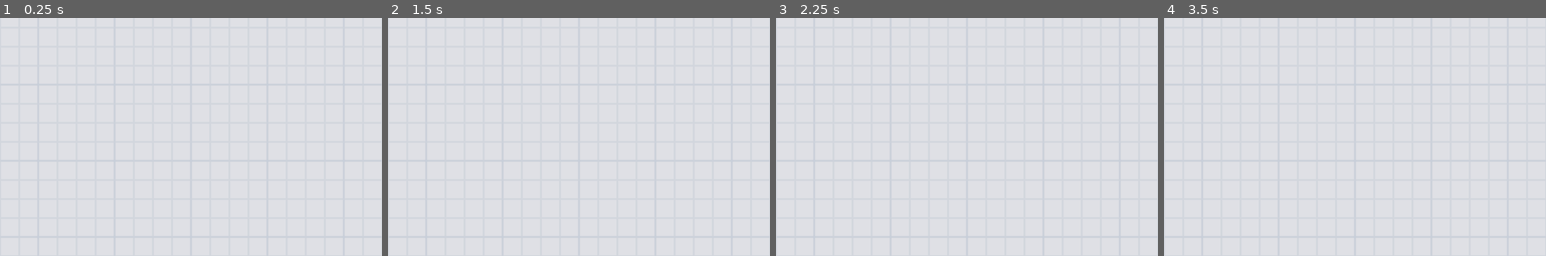
Above: before the commit, frames 1-4 (left to right).
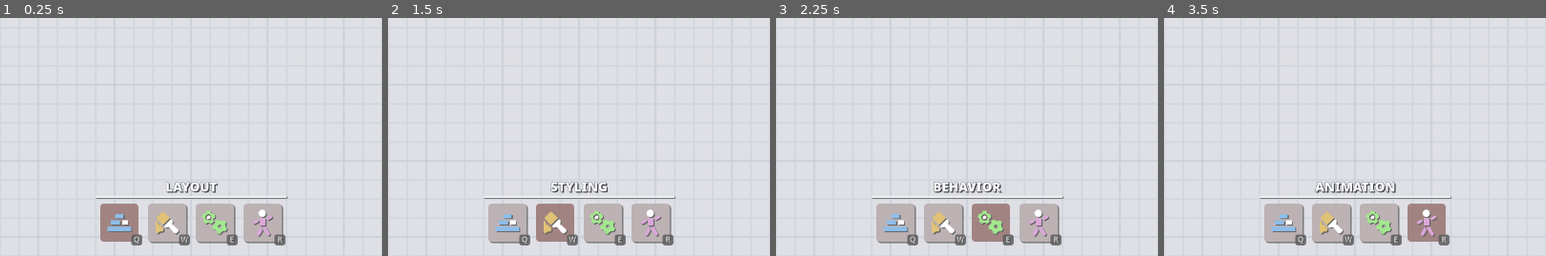
Above: after the commit, the same moments.

Repository: YuriSizov/ui-grovetender
Game: Godot game, scene res://Main.tscn
Two runs of this game, one before a commit and one after it. Both use one fixed random seed, a clock stepped at 60 frames per second and the inputs below.
Inputs (mouse positions are % of the whole screen's width and height, from its top left):
- Up to frame 1 (0.25 s): no input
- Up to frame 2 (1.5 s): click (41, 93) at 0.5 s, where only the run after the commit has a clickable "Q"; click (47, 93) at 1.25 s, where only the run after the commit has a clickable "W"
- Up to frame 3 (2.25 s): click (53, 93) at 2 s, where only the run after the commit has a clickable "E"
- Up to frame 4 (3.5 s): click (59, 93) at 2.75 s, where only the run after the commit has a clickable "R"
The pictures show only the part of the screen within x 25-75%, y 50-100%; the shares and areas given below are measured in that part.

The runs differ from the first frame. In frame 1, 7.6% of the frame differs, in the area x 25-76%, y 68-96%; in frame 2, 7.7%; in frame 3, 7.8%; in frame 4, 7.9%.

Commit message:
WIP: Implement editing modes, split basic and panel element data

Diff:
--- /dev/null
+++ b/enums/EditingMode.gd
@@ -0,0 +1,24 @@
+###################################################
+# Part of UI Grovetender                          #
+# Copyright (c) 2024 Yuri Sizov and contributors  #
+# Provided under MIT                              #
+###################################################
+
+class_name EditingMode extends Object
+
+const LAYOUT_TOOLS    := 0
+const STYLING_TOOLS   := 1
+const BEHAVIOR_TOOLS  := 2
+const ANIMATION_TOOLS := 3
+const MAX             := 4
+
+const _editing_mode_name_map := {
+	LAYOUT_TOOLS:    "Layout",
+	STYLING_TOOLS:   "Styling",
+	BEHAVIOR_TOOLS:  "Behavior",
+	ANIMATION_TOOLS: "Animation",
+}
+
+
+static func get_editing_mode_name(mode: int) -> String:
+	return _editing_mode_name_map[mode]
--- a/globals/Controller.gd
+++ b/globals/Controller.gd
@@ -7,9 +7,13 @@
 ## Global logic controller, orchestrating operations across the entire app.
 extends Node
 
+signal editing_mode_changed()
 signal canvas_changed()
 
 var state_manager: StateManager = null
+
+var _editing_mode: int = EditingMode.LAYOUT_TOOLS
+var _editing_mode_buttons := preload("res://gui/widgets/editing_mode_button_group.tres")
 
 var _current_canvas: UICanvas = null
 
@@ -19,6 +23,8 @@
 	state_manager.state_changed.connect(func() -> void:
 		pass
 	)
+
+	_editing_mode_buttons.pressed.connect(_change_editing_mode_by_button)
 
 
 func _ready() -> void:
@@ -35,6 +41,25 @@
 		get_viewport().set_input_as_handled()
 
 
+# Editing mode management.
+
+func get_editing_mode() -> int:
+	return _editing_mode
+
+
+func change_editing_mode(mode: int) -> void:
+	if _editing_mode == mode:
+		return
+
+	_editing_mode = mode
+	editing_mode_changed.emit()
+
+
+func _change_editing_mode_by_button(button: Button) -> void:
+	var button_index := button.get_index()
+	change_editing_mode(button_index)
+
+
 # Canvas management.
 
 func get_current_canvas() -> UICanvas:
--- a/gui/CanvasView.gd
+++ b/gui/CanvasView.gd
@@ -147,7 +147,7 @@
 			some_element = some_element.element_group.fetch(0)
 
 		if ke.keycode == KEY_3:
-			some_element.default_state.set_size(Vector2(randi_range(1, 3), randi_range(1, 3)) * 32)
+			some_element.default_state._set_size(Vector2(randi_range(1, 3), randi_range(1, 3)) * 32)
 
 
 # HACK: See above.
@@ -164,11 +164,11 @@
 		if i == 0 || i == 2:
 			# When doing this for real, we must set the value to the default state's current value.
 			extra_state.state.override_property("size")
-			extra_state.set_size(Vector2(randi_range(1, 3), randi_range(1, 3)) * 32)
-
-		if i == 1 || i == 2:
-			extra_state.state.override_property("debug_color")
-			extra_state.set_debug_color(Color(randf(), randf(), randf()))
+			extra_state._set_size(Vector2(randi_range(1, 3), randi_range(1, 3)) * 32)
+
+		if (i == 1 || i == 2) && extra_state is PanelElementData:
+			extra_state.state.override_property("background_color")
+			extra_state._set_background_color(Color(randf(), randf(), randf()))
 
 		extra_state.state_in_transition.duration = 0.3
 		extra_state.state_out_transition.duration = 0.1
@@ -260,8 +260,10 @@
 	if not _edited_canvas:
 		return
 
+	# TODO: Add support for specifying the element data type.
+
 	var canvas_position := _edited_canvas.to_canvas_coordinates(mouse_position)
-	_edited_canvas.create_element(null, canvas_position)
+	_edited_canvas.create_element(null, PanelElementData, canvas_position)
 
 
 func _handle_created_element(element: UIElement) -> void:
--- a/gui/CanvasView.tscn
+++ b/gui/CanvasView.tscn
@@ -7,6 +7,7 @@
 [ext_resource type="PackedScene" uid="uid://dtf5pvibotgjs" path="res://gui/drawers/CanvasDrawer.tscn" id="5_2duo6"]
 [ext_resource type="PackedScene" uid="uid://bcmui3stg187s" path="res://gui/canvas/CanvasRenderTarget.tscn" id="5_f4nd8"]
 [ext_resource type="PackedScene" uid="uid://cuqoe8l4cfyoj" path="res://gui/drawers/PropertiesDrawer.tscn" id="6_3a1rx"]
+[ext_resource type="PackedScene" uid="uid://820qb5c6q30s" path="res://gui/drawers/EditingModeBar.tscn" id="7_dihyy"]
 
 [sub_resource type="ShaderMaterial" id="ShaderMaterial_8i3rp"]
 resource_local_to_scene = true
@@ -69,5 +70,11 @@
 size_flags_horizontal = 8
 size_flags_vertical = 0
 
+[node name="EditingModeBar" parent="Overlay" instance=ExtResource("7_dihyy")]
+unique_name_in_owner = true
+layout_mode = 2
+size_flags_horizontal = 4
+size_flags_vertical = 8
+
 [node name="CanvasRenderTarget" parent="." instance=ExtResource("5_f4nd8")]
 unique_name_in_owner = true
--- a/gui/canvas/ElementProxy.gd
+++ b/gui/canvas/ElementProxy.gd
@@ -39,7 +39,7 @@
 
 # HACK: This is temporary to test the system, ideally the transition-aware view should be separate from the canvas.
 func _process(_delta: float) -> void:
-	if _transition_renderer:
+	if _transition_renderer && _transition_renderer.is_visible_in_tree():
 		var preview_spacing_size := element.get_state_preview_spacing()
 
 		var transition_data: BaseElementData = _renderer_data_map[_transition_renderer]
--- /dev/null
+++ b/gui/drawers/EditingModeBar.gd
@@ -0,0 +1,103 @@
+###################################################
+# Part of UI Grovetender                          #
+# Copyright (c) 2024 Yuri Sizov and contributors  #
+# Provided under MIT                              #
+###################################################
+
+@tool
+class_name EditingModeBar extends MarginContainer
+
+var _editing_mode_buttons := preload("res://gui/widgets/editing_mode_button_group.tres")
+
+@onready var _layout: VBoxContainer = %Layout
+@onready var _current_label: Label = %CurrentModeLabel
+@onready var _button_section: VBoxContainer = %ButtonSection
+@onready var _button_separator: Panel = %ButtonSeparator
+@onready var _button_container: HBoxContainer = %Buttons
+
+
+func _ready() -> void:
+	_update_theme()
+
+	if not Engine.is_editor_hint():
+		_update_mode_button()
+		_update_mode_label()
+
+		_editing_mode_buttons.pressed.connect(_update_mode_label.unbind(1))
+
+
+func _notification(what: int) -> void:
+	if what == NOTIFICATION_THEME_CHANGED:
+		_update_theme()
+
+	# This is so hacky, but it allows us to use one theme definition for all elements of a complex
+	# scene, with in-editor preview, without polluting saved scenes.
+	elif what == NOTIFICATION_EDITOR_PRE_SAVE:
+		_clear_theme()
+	elif what == NOTIFICATION_EDITOR_POST_SAVE:
+		_update_theme()
+
+
+## Called when it's a proper time to update visuals according to theme changes.
+func _update_theme() -> void:
+	if not is_node_ready():
+		return
+
+	_layout.add_theme_constant_override("separation", get_theme_constant("base_separation"))
+	_button_section.add_theme_constant_override("separation", get_theme_constant("section_separation"))
+	_button_container.add_theme_constant_override("separation", get_theme_constant("button_separation"))
+	_button_separator.add_theme_stylebox_override("panel", get_theme_stylebox("separator_panel"))
+
+	_current_label.begin_bulk_theme_override()
+	_current_label.add_theme_font_override("font", get_theme_font("font"))
+	_current_label.add_theme_font_size_override("font_size", get_theme_font_size("font_size"))
+	_current_label.add_theme_color_override("font_color", get_theme_color("font_color"))
+	_current_label.add_theme_color_override("font_outline_color", get_theme_color("font_outline_color"))
+	_current_label.add_theme_color_override("font_shadow_color", get_theme_color("font_shadow_color"))
+	_current_label.add_theme_constant_override("outline_size", get_theme_constant("font_outline_size"))
+	_current_label.add_theme_constant_override("shadow_offset_x", get_theme_constant("font_shadow_offset_x"))
+	_current_label.add_theme_constant_override("shadow_offset_y", get_theme_constant("font_shadow_offset_y"))
+	_current_label.end_bulk_theme_override()
+
+
+## Called when the theme overrides need to be reset, e.g. before the scene is saved.
+func _clear_theme() -> void:
+	if not is_node_ready():
+		return
+
+	_layout.remove_theme_constant_override("separation")
+	_button_section.remove_theme_constant_override("separation")
+	_button_container.remove_theme_constant_override("separation")
+	_button_separator.remove_theme_stylebox_override("panel")
+
+	_current_label.begin_bulk_theme_override()
+	_current_label.remove_theme_font_override("font")
+	_current_label.remove_theme_font_size_override("font_size")
+	_current_label.remove_theme_color_override("font_color")
+	_current_label.remove_theme_color_override("font_outline_color")
+	_current_label.remove_theme_color_override("font_shadow_color")
+	_current_label.remove_theme_constant_override("outline_size")
+	_current_label.remove_theme_constant_override("shadow_offset_x")
+	_current_label.remove_theme_constant_override("shadow_offset_y")
+	_current_label.end_bulk_theme_override()
+
+
+# Mode management.
+
+func _update_mode_button() -> void:
+	var mode := Controller.get_editing_mode()
+	var buttons := _editing_mode_buttons.get_buttons()
+	if mode < 0 || mode >= buttons.size():
+		return
+
+	buttons[mode].button_pressed = true
+
+
+func _update_mode_label() -> void:
+	var button := _editing_mode_buttons.get_pressed_button()
+	if not button:
+		_current_label.text = ""
+		return
+
+	var button_index := button.get_index()
+	_current_label.text = EditingMode.get_editing_mode_name(button_index)
--- /dev/null
+++ b/gui/drawers/EditingModeBar.tscn
@@ -0,0 +1,93 @@
+[gd_scene load_steps=11 format=3 uid="uid://820qb5c6q30s"]
+
+[ext_resource type="Script" path="res://gui/drawers/EditingModeBar.gd" id="1_6ps3l"]
+[ext_resource type="PackedScene" uid="uid://b5vnep7aa8nsh" path="res://gui/widgets/EditingModeButton.tscn" id="2_kkye3"]
+[ext_resource type="Texture2D" uid="uid://rknkjp67gwq1" path="res://assets/icons/editing-layout.png" id="3_31v4j"]
+[ext_resource type="Texture2D" uid="uid://c6aqpqbuceh1r" path="res://assets/icons/editing-styling.png" id="4_1dskk"]
+[ext_resource type="Texture2D" uid="uid://cm78cuu05oh2k" path="res://assets/icons/editing-behavior.png" id="5_6n5jh"]
+[ext_resource type="Texture2D" uid="uid://dynxmdwudlqpp" path="res://assets/icons/editing-animation.png" id="6_huuhi"]
+
+[sub_resource type="Shortcut" id="Shortcut_7t5c1"]
+resource_local_to_scene = true
+
+[sub_resource type="Shortcut" id="Shortcut_msxad"]
+resource_local_to_scene = true
+
+[sub_resource type="Shortcut" id="Shortcut_emoen"]
+resource_local_to_scene = true
+
+[sub_resource type="Shortcut" id="Shortcut_eh7jy"]
+resource_local_to_scene = true
+
+[node name="EditingModeBar" type="MarginContainer"]
+anchors_preset = 15
+anchor_right = 1.0
+anchor_bottom = 1.0
+grow_horizontal = 2
+grow_vertical = 2
+mouse_filter = 2
+theme_type_variation = &"EditingModeBar"
+script = ExtResource("1_6ps3l")
+
+[node name="Layout" type="VBoxContainer" parent="."]
+unique_name_in_owner = true
+layout_mode = 2
+alignment = 1
+
+[node name="CurrentModeLabel" type="Label" parent="Layout"]
+unique_name_in_owner = true
+layout_mode = 2
+size_flags_horizontal = 4
+text = "Current Mode"
+horizontal_alignment = 1
+vertical_alignment = 1
+uppercase = true
+
+[node name="ButtonSection" type="VBoxContainer" parent="Layout"]
+unique_name_in_owner = true
+layout_mode = 2
+size_flags_horizontal = 4
+mouse_filter = 2
+
+[node name="ButtonSeparator" type="Panel" parent="Layout/ButtonSection"]
+unique_name_in_owner = true
+custom_minimum_size = Vector2(0, 2)
+layout_mode = 2
+size_flags_vertical = 4
+mouse_filter = 2
+
+[node name="Buttons" type="HBoxContainer" parent="Layout/ButtonSection"]
+unique_name_in_owner = true
+layout_mode = 2
+size_flags_horizontal = 4
+size_flags_vertical = 4
+mouse_filter = 0
+alignment = 1
+
+[node name="LayoutTools" parent="Layout/ButtonSection/Buttons" instance=ExtResource("2_kkye3")]
+unique_name_in_owner = true
+layout_mode = 2
+shortcut = SubResource("Shortcut_7t5c1")
+icon = ExtResource("3_31v4j")
+shortcut_action = &"grove_tool_layout"
+
+[node name="StylingTools" parent="Layout/ButtonSection/Buttons" instance=ExtResource("2_kkye3")]
+unique_name_in_owner = true
+layout_mode = 2
+shortcut = SubResource("Shortcut_msxad")
+icon = ExtResource("4_1dskk")
+shortcut_action = &"grove_tool_styling"
+
+[node name="BehaviorTools" parent="Layout/ButtonSection/Buttons" instance=ExtResource("2_kkye3")]
+unique_name_in_owner = true
+layout_mode = 2
+shortcut = SubResource("Shortcut_emoen")
+icon = ExtResource("5_6n5jh")
+shortcut_action = &"grove_tool_behavior"
+
+[node name="AnimationTools" parent="Layout/ButtonSection/Buttons" instance=ExtResource("2_kkye3")]
+unique_name_in_owner = true
+layout_mode = 2
+shortcut = SubResource("Shortcut_eh7jy")
+icon = ExtResource("6_huuhi")
+shortcut_action = &"grove_tool_animation"
--- a/gui/drawers/PropertiesDrawer.gd
+++ b/gui/drawers/PropertiesDrawer.gd
@@ -23,6 +23,10 @@
 
 	resized.connect(queue_redraw)
 	sort_children.connect(queue_redraw)
+
+	if not Engine.is_editor_hint():
+		Controller.editing_mode_changed.connect(_update_element_title)
+		Controller.editing_mode_changed.connect(_update_property_list)
 
 
 func _notification(what: int) -> void:
@@ -164,11 +168,16 @@
 		_element_state_title.hide()
 		return
 
-	var selected_state := _edited_element.get_selected_state_data()
-
 	_element_title.text = _edited_element.element_name
-	_element_state_title.text = selected_state.state.state_name
-	_element_state_title.show()
+
+	var editing_mode := Controller.get_editing_mode()
+	if editing_mode == EditingMode.BEHAVIOR_TOOLS:
+		_element_state_title.text = ""
+		_element_state_title.hide()
+	else:
+		var selected_state := _edited_element.get_selected_state_data()
+		_element_state_title.text = selected_state.state.state_name
+		_element_state_title.show()
 
 
 func _clear_element_title() -> void:
@@ -183,8 +192,9 @@
 	if not _edited_element:
 		return
 
+	var editing_mode := Controller.get_editing_mode()
 	var selected_state := _edited_element.get_selected_state_data()
-	var active_properties := selected_state.get_editable_properties()
+	var active_properties := selected_state.get_editable_properties(editing_mode)
 
 	var current_section_container: VBoxContainer = null
 	for i in active_properties.size():
--- /dev/null
+++ b/gui/widgets/EditingModeButton.gd
@@ -0,0 +1,43 @@
+###################################################
+# Part of UI Grovetender                          #
+# Copyright (c) 2024 Yuri Sizov and contributors  #
+# Provided under MIT                              #
+###################################################
+
+@tool
+class_name EditingModeButton extends Button
+
+## The action associated with this button that triggers the shortcut.
+@export var shortcut_action: StringName = &"":
+	set = set_shortcut_action
+
+@onready var _shortcut_label: Label = $Label
+
+
+func _ready() -> void:
+	_update_shortcut()
+
+
+func set_shortcut_action(value: StringName) -> void:
+	if shortcut_action == value:
+		return
+
+	shortcut_action = value
+	_update_shortcut()
+
+
+func _update_shortcut() -> void:
+	if not is_inside_tree():
+		return
+
+	if not InputMap.has_action(shortcut_action):
+		shortcut.events.clear()
+		_shortcut_label.text = "?"
+		return
+
+	var action_events := InputMap.action_get_events(shortcut_action)
+	shortcut.events.append_array(action_events)
+
+	var shortcut_event := action_events[0] as InputEventKey
+	var keycode := DisplayServer.keyboard_get_keycode_from_physical(shortcut_event.physical_keycode)
+	_shortcut_label.text = OS.get_keycode_string(keycode)
--- /dev/null
+++ b/gui/widgets/EditingModeButton.tscn
@@ -0,0 +1,35 @@
+[gd_scene load_steps=4 format=3 uid="uid://b5vnep7aa8nsh"]
+
+[ext_resource type="ButtonGroup" path="res://gui/widgets/editing_mode_button_group.tres" id="1_xg8ik"]
+[ext_resource type="Script" path="res://gui/widgets/EditingModeButton.gd" id="2_4lk5y"]
+
+[sub_resource type="Shortcut" id="Shortcut_s6cuc"]
+resource_local_to_scene = true
+
+[node name="EditingModeButton" type="Button"]
+custom_minimum_size = Vector2(64, 64)
+theme_type_variation = &"EditingModeButton"
+toggle_mode = true
+button_group = ExtResource("1_xg8ik")
+shortcut = SubResource("Shortcut_s6cuc")
+shortcut_in_tooltip = false
+icon_alignment = 1
+expand_icon = true
+script = ExtResource("2_4lk5y")
+
+[node name="Label" type="Label" parent="."]
+custom_minimum_size = Vector2(18, 18)
+layout_mode = 1
+anchors_preset = -1
+anchor_left = 1.0
+anchor_top = 1.0
+anchor_right = 1.0
+anchor_bottom = 1.0
+offset_left = -6.0
+offset_top = -6.0
+grow_horizontal = 2
+grow_vertical = 2
+theme_type_variation = &"ShortcutLabel"
+text = "?"
+horizontal_alignment = 1
+vertical_alignment = 1
--- /dev/null
+++ b/gui/widgets/editing_mode_button_group.tres
@@ -0,0 +1,5 @@
+[gd_resource type="ButtonGroup" format=3 uid="uid://qrhc1kujnngh"]
+
+[resource]
+resource_local_to_scene = false
+resource_name = "EditingModeButtons"
--- a/objects/UICanvas.gd
+++ b/objects/UICanvas.gd
@@ -49,8 +49,8 @@
 	element.transform_queued.disconnect(element_group.notify_transform)
 
 
-func create_element(owner_element: UICompositeElement, at_position: Vector2) -> void:
-	var element := UIElement.new(BaseElementData)
+func create_element(owner_element: UICompositeElement, data_type: GDScript, at_position: Vector2) -> void:
+	var element := UIElement.new(data_type)
 	element.set_anchor_point(at_position)
 
 	var owner_group := owner_element.element_group if owner_element else element_group
--- a/objects/UIElement.gd
+++ b/objects/UIElement.gd
@@ -69,7 +69,7 @@
 
 
 func _init(data_class: GDScript) -> void:
-	element_name = "EmptyElement"
+	element_name = data_class.get_default_name()
 
 	# This is only going to work with custom types, but that's fine in this case.
 	_data_class = data_class
--- a/objects/elements/BaseElementData.gd
+++ b/objects/elements/BaseElementData.gd
@@ -37,21 +37,22 @@
 @export_custom(PROPERTY_HINT_NONE, "", PROPERTY_USAGE_ELEMENT_DATA)
 var size: Vector2 = Vector2(64, 64)
 
-# HACK: This property shouldn't exist in the base data object, but is needed for now to debug.
-@export_custom(PROPERTY_HINT_NONE, "", PROPERTY_USAGE_ELEMENT_DATA)
-var debug_color: Color = Color.WHITE
-
 # Runtime properties.
 
+## The flag that enables debug drawing for this data object.
+var debug_drawing: bool = false
+## The additional offset for the displaying a preview of this state on
+## canvas.
 var preview_offset: Vector2 = Vector2.ZERO
 
 
-# HACK: This is only needed for temporary debug. Base element data has nothing to draw normally.
-func draw(proxy: Control) -> void:
-	# HACK: Debugging the proxy size vs the data size.
-	proxy.draw_rect(Rect2(Vector2.ZERO, proxy.size).grow(2), Color.RED)
+static func get_default_name() -> String:
+	return "EmptyElement"
 
-	proxy.draw_rect(Rect2(offset, size), debug_color)
+
+## Virtual. Called by the proxy control to render this state.
+func draw(_proxy: Control) -> void:
+	pass
 
 
 # Property management.
@@ -76,25 +77,36 @@
 
 # Property editors and gizmos.
 
-func get_editable_properties() -> Array[PropertyEditor]:
+func get_editable_properties(editing_mode: int) -> Array[PropertyEditor]:
 	var properties: Array[PropertyEditor] = []
 
-	var layout_section := PropertyEditorHelper.create_section(self, "Layout", preload("res://assets/icons/base-layout.png"))
-	properties.push_back(layout_section)
+	if editing_mode == EditingMode.LAYOUT_TOOLS:
 
-	var size_property := PropertyEditorHelper.create_stepper_property(self, "size", set_size)
-	size_property.label = "Size"
-	size_property.set_value_limits(0.0, 200.0, false, true) # Max value doesn't matter.
-	size_property.set_value_step(1.0)
-	layout_section.connect_property_to_section(size_property)
-	properties.push_back(size_property)
+		# Layout properties.
+
+		var layout_section := PropertyEditorHelper.create_section(self, "Layout", preload("res://assets/icons/base-layout.png"))
+		properties.push_back(layout_section)
+
+		var offset_property := PropertyEditorHelper.create_stepper_property(self, "offset", _set_offset)
+		offset_property.label = "Offset"
+		offset_property.set_value_limits(-100.0, 100.0, true, true) # Max value doesn't matter.
+		offset_property.set_value_step(1.0)
+		layout_section.connect_property_to_section(offset_property)
+		properties.push_back(offset_property)
+
+		var size_property := PropertyEditorHelper.create_stepper_property(self, "size", _set_size)
+		size_property.label = "Size"
+		size_property.set_value_limits(0.0, 200.0, false, true) # Max value doesn't matter.
+		size_property.set_value_step(1.0)
+		layout_section.connect_property_to_section(size_property)
+		properties.push_back(size_property)
 
 	return properties
 
 
 # Properties.
 
-func set_offset(value: Vector2) -> void:
+func _set_offset(value: Vector2) -> void:
 	if offset == value:
 		return
 
@@ -102,17 +114,9 @@
 	_notify_properties_changed([ "offset" ])
 
 
-func set_size(value: Vector2) -> void:
+func _set_size(value: Vector2) -> void:
 	if size == value:
 		return
 
 	size = value
 	_notify_properties_changed([ "size" ])
-
-
-func set_debug_color(value: Color) -> void:
-	if debug_color == value:
-		return
-
-	debug_color = value
-	_notify_properties_changed([ "debug_color" ])
--- /dev/null
+++ b/objects/elements/PanelElementData.gd
@@ -0,0 +1,67 @@
+###################################################
+# Part of UI Grovetender                          #
+# Copyright (c) 2024 Yuri Sizov and contributors  #
+# Provided under MIT                              #
+###################################################
+
+class_name PanelElementData extends BaseElementData
+
+## The flag that enables background drawing.
+@export_custom(PROPERTY_HINT_NONE, "", PROPERTY_USAGE_ELEMENT_DATA)
+var draw_background: bool = true
+## The color of the background.
+@export_custom(PROPERTY_HINT_NONE, "", PROPERTY_USAGE_ELEMENT_DATA)
+var background_color: Color = Color.WHITE
+
+
+static func get_default_name() -> String:
+	return "PanelElement"
+
+
+func draw(proxy: Control) -> void:
+	if debug_drawing:
+		proxy.draw_rect(Rect2(Vector2.ZERO, proxy.size).grow(2), Color.RED)
+
+	if draw_background:
+		proxy.draw_rect(Rect2(Vector2.ZERO, size), background_color)
+
+
+# Property editors and gizmos.
+
+func get_editable_properties(editing_mode: int) -> Array[PropertyEditor]:
+	var properties := super(editing_mode)
+
+	if editing_mode == EditingMode.STYLING_TOOLS:
+
+		# Background properties.
+
+		var background_section := PropertyEditorHelper.create_togglable_section(
+			self, "draw_background", _toggle_draw_background,
+			"Fill", preload("res://assets/icons/panel-fill.png")
+		)
+		properties.push_back(background_section)
+
+		var background_color_property := PropertyEditorHelper.create_color_property(self, "background_color", _set_background_color)
+		background_color_property.label = "Color"
+		background_section.connect_property_to_section(background_color_property)
+		properties.push_back(background_color_property)
+
+	return properties
+
+
+# Properties.
+
+func _toggle_draw_background(value: bool) -> void:
+	if draw_background == value:
+		return
+
+	draw_background = value
+	_notify_properties_changed([ "draw_background" ])
+
+
+func _set_background_color(value: Color) -> void:
+	if background_color == value:
+		return
+
+	background_color = value
+	_notify_properties_changed([ "background_color" ])
Not shown: 1 places in gui/CanvasView.tscn that only renumber resources
